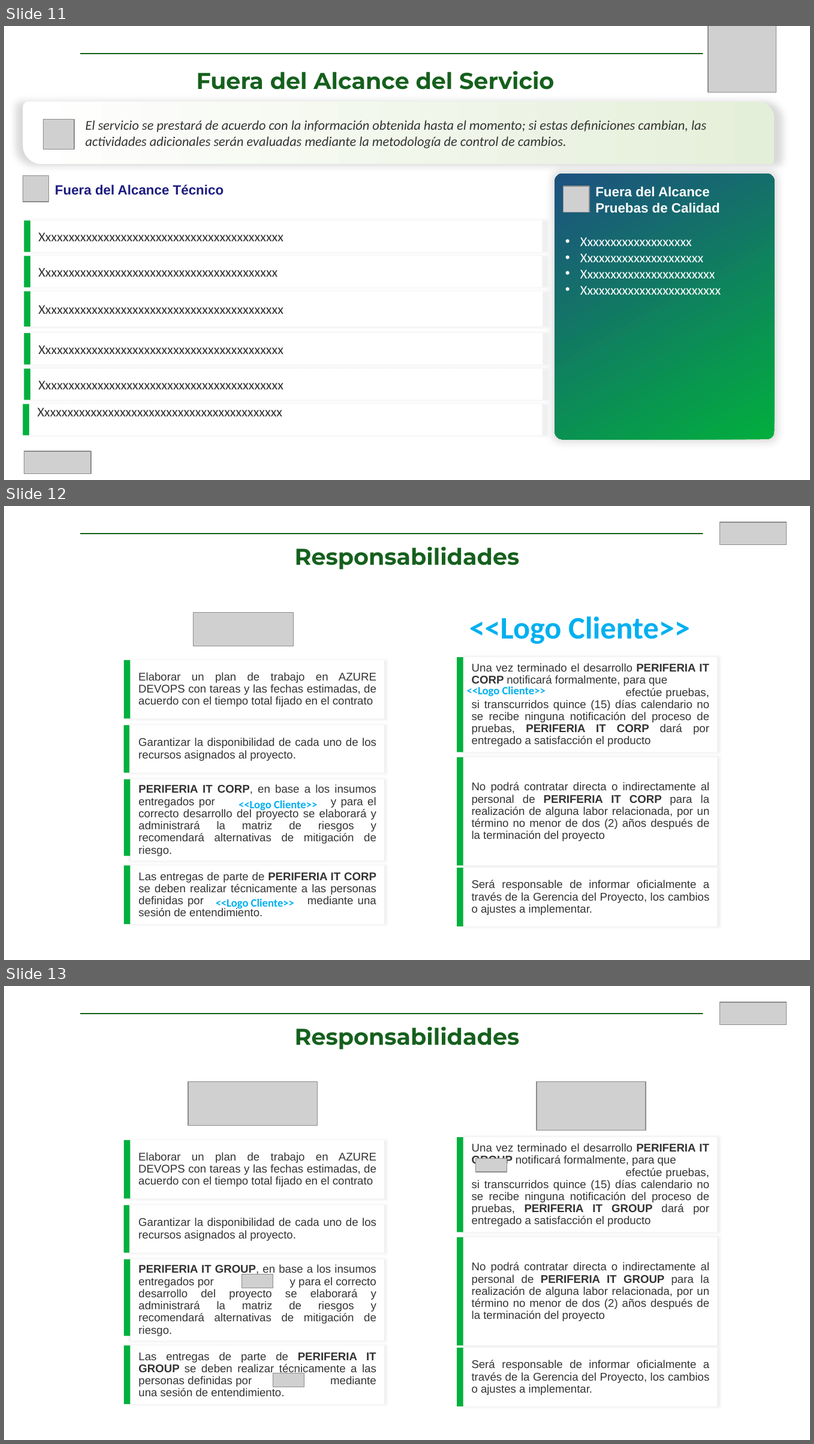
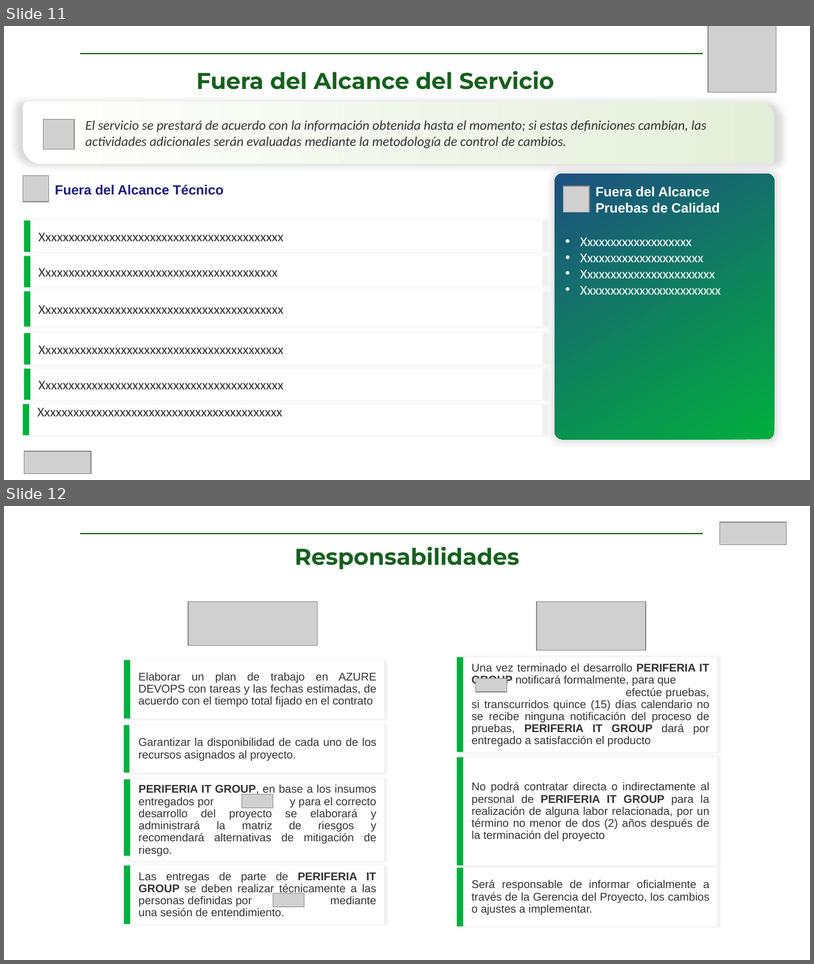
Before and after one commit to KevinLopez25/Solutions, a slide deck: backend/templates/CS-FR-012-PROPUESTA_COMERCIAL_PERIFERIA_IT_CORP.pptx. Shown one above the other, each under a label of ours: slides 11, 12 and 13 before the commit, slides 11 and 12 after it. The pictures are 814x1444 and 814x964 pixels, drawn with LibreOffice and Linux fonts; fonts in the diff are those of the drawing; grey boxes stand for pictures; background and template pictures are left out. Boxes give left, top, right and bottom in pixels: in the first picture for what was removed or moved away, otherwise in the second. Text is boxed around its words. In the diff, an @@ line names an element or a change of style, - is before the commit and + after.

Commit message:
se elimino un slide duplicado en el templete de la filial corp llamado responsabilidades

```diff
--- a/backend/templates/CS-FR-012-PROPUESTA_COMERCIAL_PERIFERIA_IT_CORP.pptx
+++ b/backend/templates/CS-FR-012-PROPUESTA_COMERCIAL_PERIFERIA_IT_CORP.pptx
@@ slide 12 removed at [4, 506, 810, 960], background picture (left out) @@
@@ picture removed at [720, 522, 787, 545] @@
@@ line removed from (81, 534) to (703, 534) @@
@@ text removed at [295, 547, 520, 570] @@
-Responsabilidades
@@ picture removed at [194, 612, 293, 646] @@
@@ text removed at [470, 616, 690, 644] @@
-<<Logo Cliente>>
@@ rectangle removed at [124, 660, 131, 719] @@
@@ rectangle removed at [131, 660, 384, 719] @@
-Elaborar un plan de trabajo en AZURE DEVOPS con tareas y las fechas estimadas, de acuerdo con el tiempo total fijado en el contrato
@@ rectangle removed at [457, 658, 464, 753] @@
@@ rectangle removed at [464, 658, 717, 753] @@
-Una vez terminado el desarrollo PERIFERIA IT CORP notificará formalmente, para que efectúe pruebas, si transcurridos quince (15) días calendario no se recibe ninguna notificación del proceso de pruebas, PERIFERIA IT CORP dará por entregado a satisfacción el producto
@@ text removed at [467, 687, 546, 696] @@
-<<Logo Cliente>>
@@ rectangle removed at [124, 726, 130, 773] @@
@@ rectangle removed at [131, 726, 384, 773] @@
-Garantizar la disponibilidad de cada uno de los recursos asignados al proyecto.
@@ rectangle removed at [457, 757, 464, 865] @@
@@ rectangle removed at [464, 757, 717, 865] @@
-No podrá contratar directa o indirectamente al personal de PERIFERIA IT CORP para la realización de alguna labor relacionada, por un término no menor de dos (2) años después de la terminación del proyecto
@@ rectangle removed at [124, 780, 131, 856] @@
@@ rectangle removed at [131, 780, 384, 861] @@
-PERIFERIA IT CORP, en base a los insumos entregados por y para el correcto desarrollo del proyecto se elaborará y administrará la matriz de riesgos y recomendará alternativas de mitigación de riesgo.
@@ text removed at [239, 801, 317, 812] @@
-<<Logo Cliente>>
@@ rectangle removed at [124, 865, 131, 925] @@
@@ rectangle removed at [131, 865, 384, 925] @@
-Las entregas de parte de PERIFERIA IT CORP se deben realizar técnicamente a las personas definidas por mediante una sesión de entendimiento.
@@ rectangle removed at [457, 868, 464, 927] @@
@@ rectangle removed at [464, 868, 717, 927] @@
-Será responsable de informar oficialmente a través de la Gerencia del Proyecto, los cambios o ajustes a implementar.
@@ text removed at [216, 899, 294, 910] @@
-<<Logo Cliente>>
@@ what was slide 13 is now slide 12 @@
```
